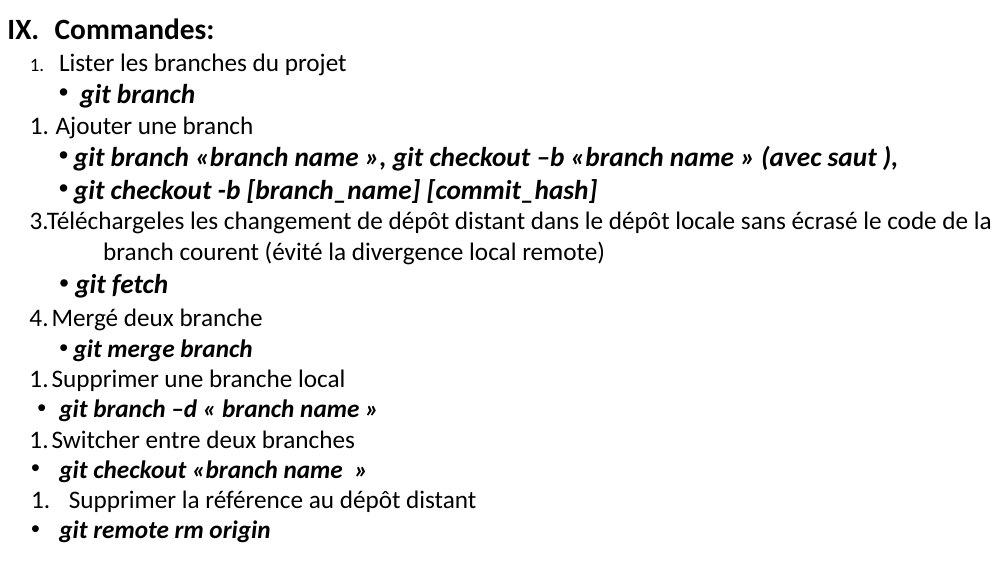
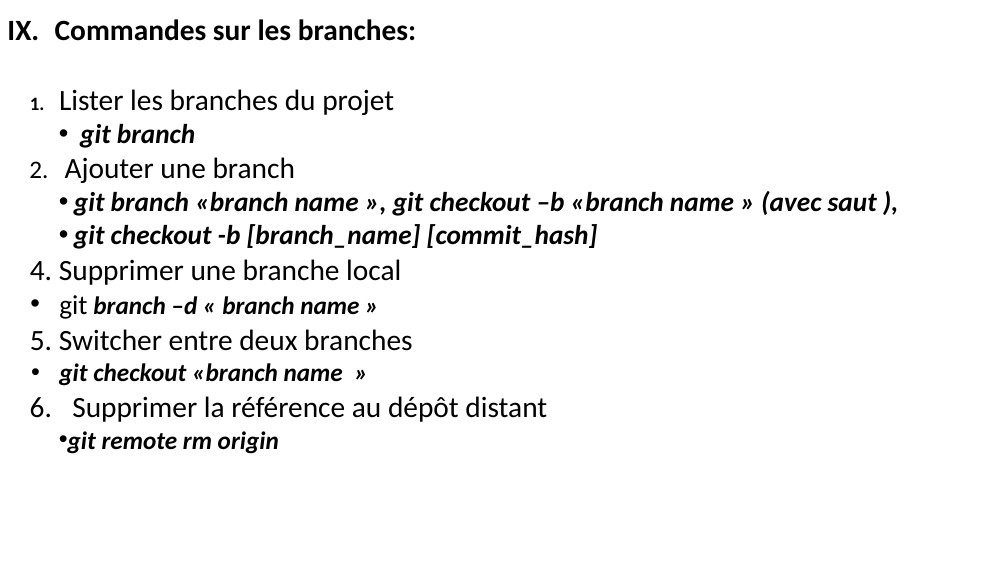
Before and after one commit to belakebiboussad/form, a slide deck: slide 13 of Formation Git.pptx. Drawn at 1008x567 pixels with LibreOffice and Linux fonts; fonts in the diff are those of the drawing. Boxes give left, top, right and bottom in pixels: in the first picture for what was removed or moved away, otherwise in the second. Text is boxed around its words. In the diff, an @@ line names an element or a change of style, - is before the commit and + after.

```diff
--- a/Formation Git.pptx
+++ b/Formation Git.pptx
@@ text at (x1=55, y1=19, x2=416, y2=41): text changed @@
-IX. Commandes:
+IX. Commandes sur les branches:
@@ text at (x1=59, y1=89, x2=547, y2=454): size 24 to 28 pt in "Lister les branches du projet", "Ajouter une branch", "Supprimer une branche local", "Switcher entre deux branches" and 1 more places; size 24 to 26 pt, bold off, italic off in "git"; indent changed; line spacing 1 to 0.9; more space between paragraphs @@
@@ text at (x1=30, y1=211, x2=992, y2=362): paragraphs removed @@
-  3.Téléchargeles les changement de dépôt distant dans le dépôt locale sans écrasé le code de la branch courent (évité la divergence local remote)
-  • git fetch
-  4. Mergé deux branche
-  • git merge branch
```
Also in this commit, not shown: 4 other slides changed, 4 slides added, 3 other files.
